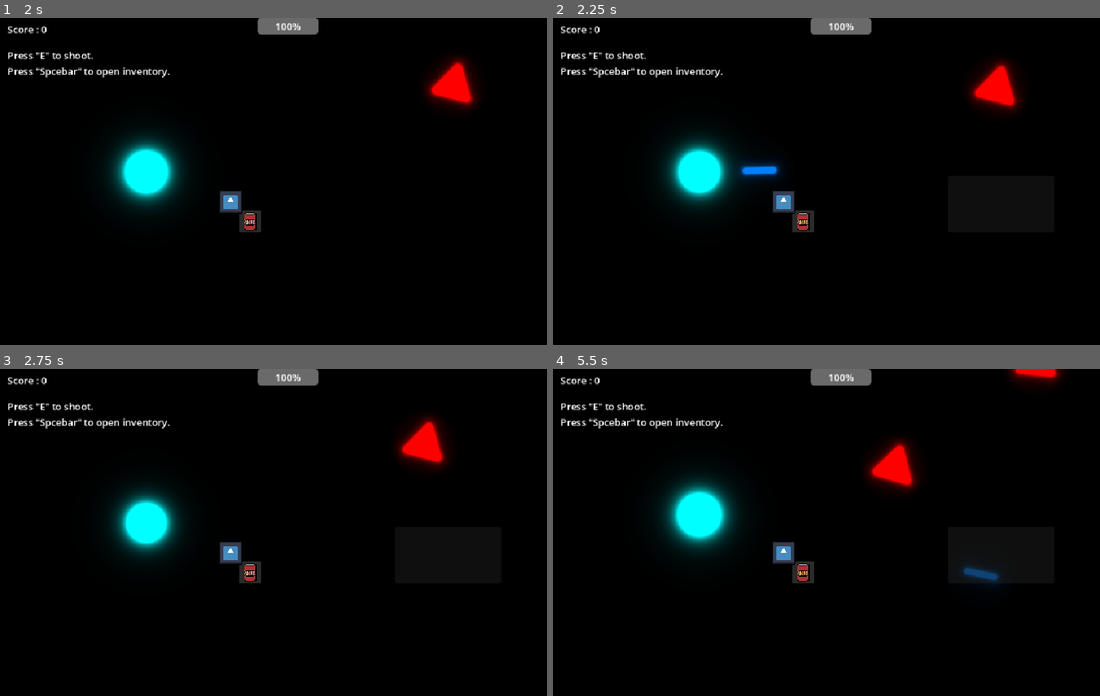
Above: before the commit, frames 1-4 (two rows, left to right).
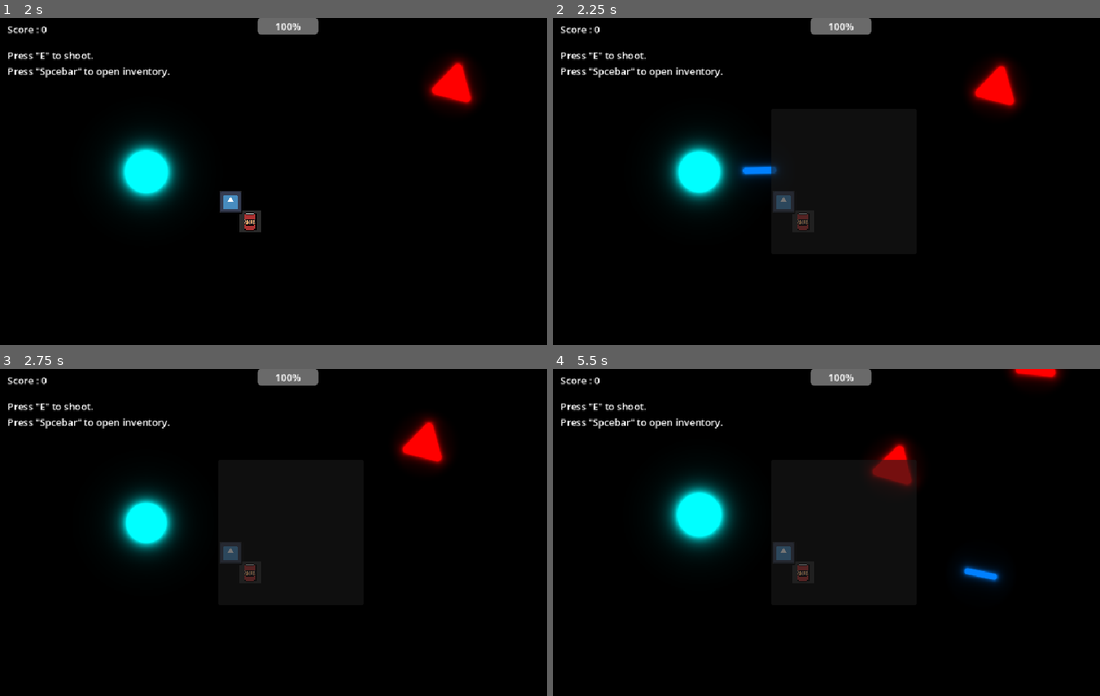
Above: after the commit, the same moments.

Repository: loco-choco/quantux-ui-experiment
Game: Godot game, scene res://scenes/main.tscn
Same seed, same stepped clock (60 frames per second), same inputs: the game is played once before the commit and once after it. The engine's default icon, where the game draws it, is replaced by a stand-in: a white triangle on a blue panel in a dark square.
Inputs (mouse positions are in pixels of both pictures, inside the frame that each line leads up to):
- Up to frame 1 (2 s): click (289, 161) at 0.52 s; type "Alex" at 0.6 s; click "Start" at 1.25 s
- Up to frame 2 (2.25 s): tap E (pickup_item) at 2 s; move the mouse to (974, 165) at 2.02 s; tap Tab (hud_toggle_quick_inv) at 2.1 s; click (974, 165) at 2.17 s
- Up to frame 3 (2.75 s): no input
- Up to frame 4 (5.5 s): tap E (pickup_item) at 2.75, 2.85, 3.5, 4.25, 5 s; move the mouse to (728, 548) at 2.77 s; click (728, 548) at 2.92 s; move the mouse to (903, 460) at 3.52 s; tap Left (player_move_x_neg) at 3.6 s; click (903, 460) at 3.67 s; move the mouse to (815, 597) at 4.27 s; tap Right (player_move_x_pos) at 4.35 s; click (815, 597) at 4.42 s; move the mouse to (1017, 581) at 5.02 s; tap Up (player_move_y_neg) at 5.1 s; click (1017, 581) at 5.17 s

Frame 1 is identical in both runs. In frame 2, 0.3% of the frame differs, in the area x 39-47%, y 44-65%; in frame 3, 0.3%; in frame 4, 1.1%, in the area x 40-82%, y 27-66%.

Commit message:
changed arrangement of the quick inv

Diff:
--- a/scenes/inventory/quick_inventory/radial_inventory.tscn
+++ b/scenes/inventory/quick_inventory/radial_inventory.tscn
@@ -1,20 +1,34 @@
-[gd_scene load_steps=3 format=3 uid="uid://bexv6mdsuct4j"]
+[gd_scene load_steps=4 format=3 uid="uid://bexv6mdsuct4j"]
 
 [ext_resource type="Script" uid="uid://c221opmv2p7te" path="res://scripts/ui/inventory/radial_inventory/radial_inventory.gd" id="1_8b5nj"]
 [ext_resource type="PackedScene" uid="uid://b1ykrmc557ifc" path="res://scenes/inventory/quick_inventory/radial_inventory_entry.tscn" id="1_fx4eu"]
+
+[sub_resource type="StyleBoxEmpty" id="StyleBoxEmpty_8b5nj"]
 
 [node name="RadialInventory" type="PanelContainer"]
 anchors_preset = 15
 anchor_right = 1.0
 anchor_bottom = 1.0
-offset_right = -284.0
-offset_bottom = -363.0
 grow_horizontal = 2
 grow_vertical = 2
 size_flags_horizontal = 4
+theme_override_styles/panel = SubResource("StyleBoxEmpty_8b5nj")
 script = ExtResource("1_8b5nj")
 radial_inv_entry = ExtResource("1_fx4eu")
 
-[node name="Entries" type="HBoxContainer" parent="."]
+[node name="MarginContainer" type="MarginContainer" parent="."]
+layout_mode = 2
+theme_override_constants/margin_left = 300
+theme_override_constants/margin_top = 150
+theme_override_constants/margin_right = 300
+theme_override_constants/margin_bottom = 150
+
+[node name="AspectRatioContainer" type="AspectRatioContainer" parent="MarginContainer"]
+layout_mode = 2
+
+[node name="PanelContainer" type="PanelContainer" parent="MarginContainer/AspectRatioContainer"]
+layout_mode = 2
+
+[node name="Entries" type="HBoxContainer" parent="MarginContainer/AspectRatioContainer/PanelContainer"]
 unique_name_in_owner = true
 layout_mode = 2
--- a/scenes/main.tscn
+++ b/scenes/main.tscn
@@ -36,10 +36,6 @@
 
 [node name="QuickInventory" parent="HUD" instance=ExtResource("6_choun")]
 unique_name_in_owner = true
-offset_left = 652.0
-offset_top = 261.0
-offset_right = -133.0
-offset_bottom = -186.0
 
 [node name="WrongColorLabels" type="Control" parent="HUD"]
 layout_mode = 3
